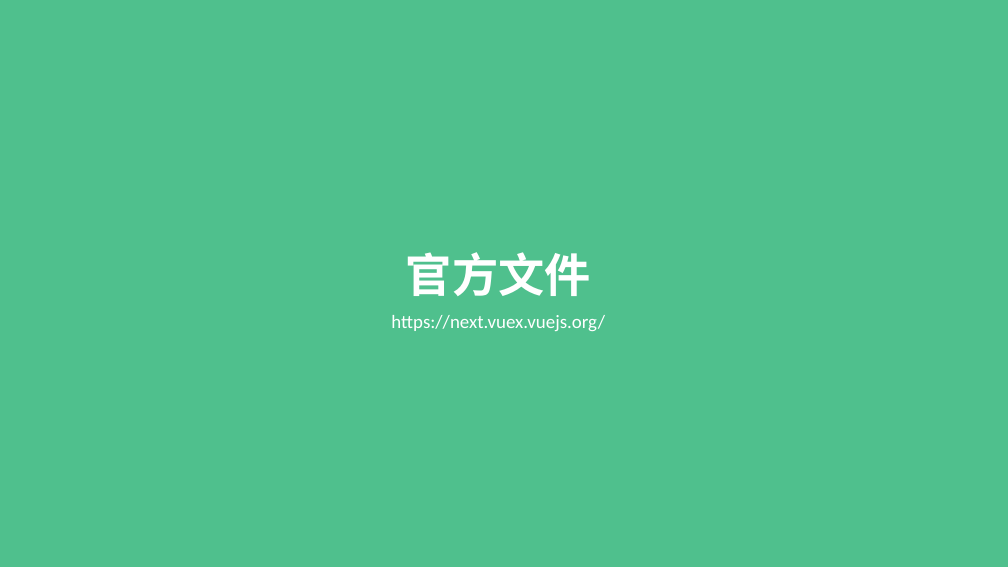
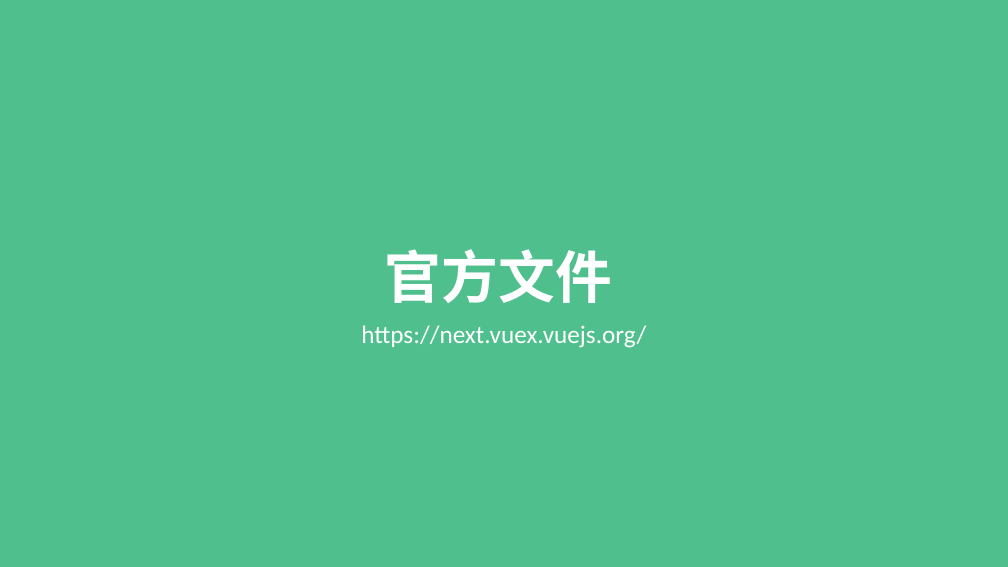
Before and after one commit to MikeOnlineCourse/Vue3_Course_Example, a slide deck: slide 2 of 07-Vuex/vuex.pptx. Drawn at 1008x567 pixels with LibreOffice and Linux fonts; fonts in the diff are those of the drawing. Boxes give left, top, right and bottom in pixels: in the first picture for what was removed or moved away, otherwise in the second. Text is boxed around its words. In the diff, an @@ line names an element or a change of style, - is before the commit and + after.

Commit message:
fix ppt

```diff
--- a/07-Vuex/vuex.pptx
+++ b/07-Vuex/vuex.pptx
@@ text "官方文件": place and size @@
-text "官方文件" at <box>406,252,591,296</box>
+text "官方文件" at <box>385,249,612,303</box>
@@ text "官方文件" at <box>385,249,612,303</box>: size 44 to 54 pt @@
@@ text "https://next.vuex.vuejs.org/": place and size @@
-text "https://next.vuex.vuejs.org/" at <box>391,315,605,331</box>
+text "https://next.vuex.vuejs.org/" at <box>361,325,646,348</box>
@@ text "https://next.vuex.vuejs.org/" at <box>361,325,646,348</box>: size 18 to 24 pt @@
```
